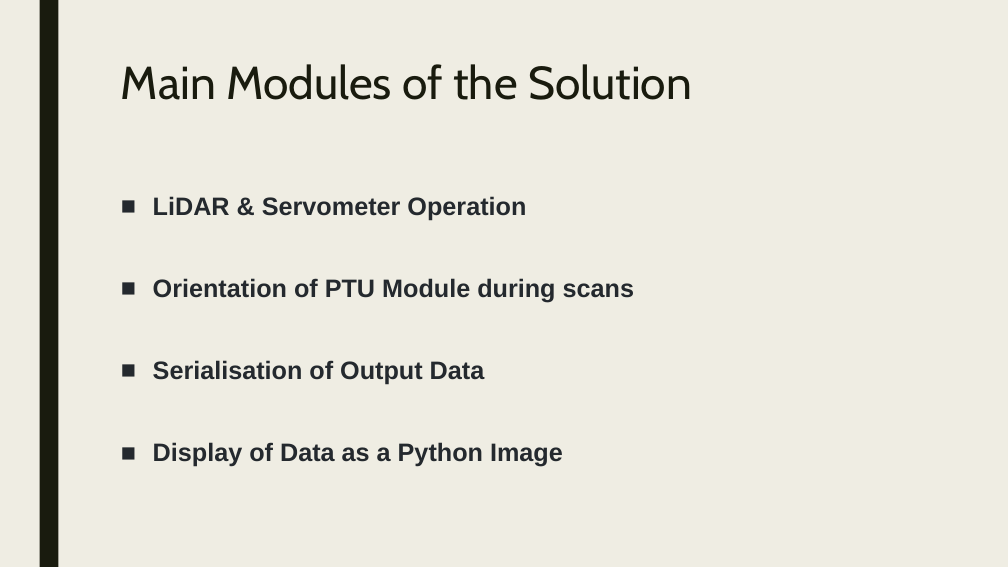
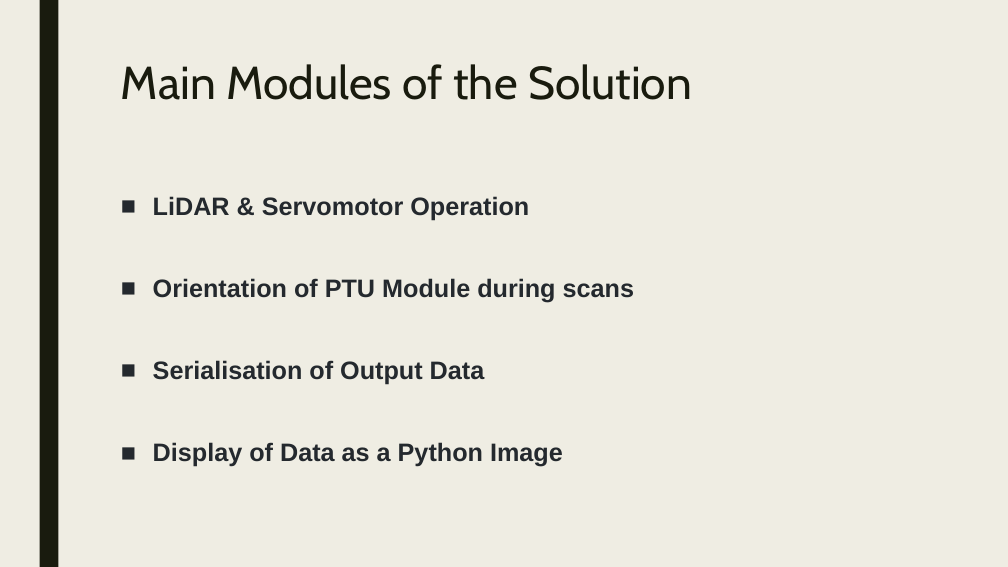
Before and after one commit to DekaRelay/Lidar-sensor, a slide deck: slide 4 of Final Project Presentation.pptx. Drawn at 1008x567 pixels with LibreOffice and Linux fonts; fonts in the diff are those of the drawing. Boxes give left, top, right and bottom in pixels: in the first picture for what was removed or moved away, otherwise in the second. Text is boxed around its words. In the diff, an @@ line names an element or a change of style, - is before the commit and + after.

```diff
--- a/Final Project Presentation.pptx
+++ b/Final Project Presentation.pptx
@@ text at [153,196,529,221]: text changed @@
-■ LiDAR & Servometer Operation
+■ LiDAR & Servomotor Operation
```
Also in this commit, not shown: 1 other slide changed, 1 other file.
